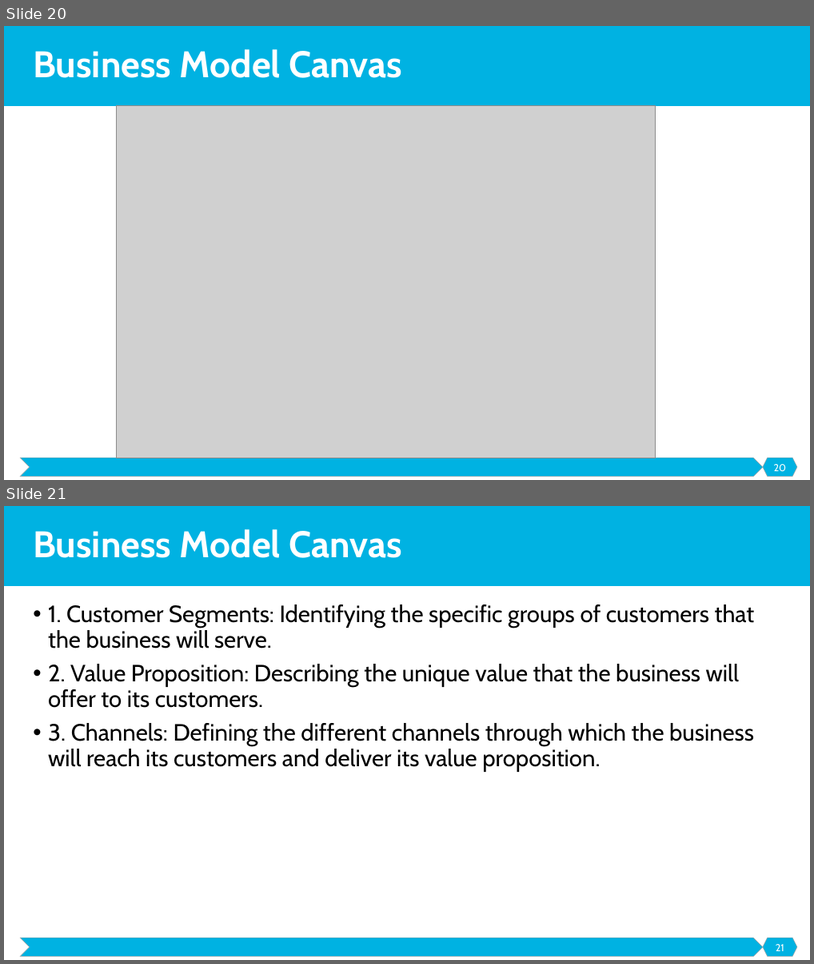
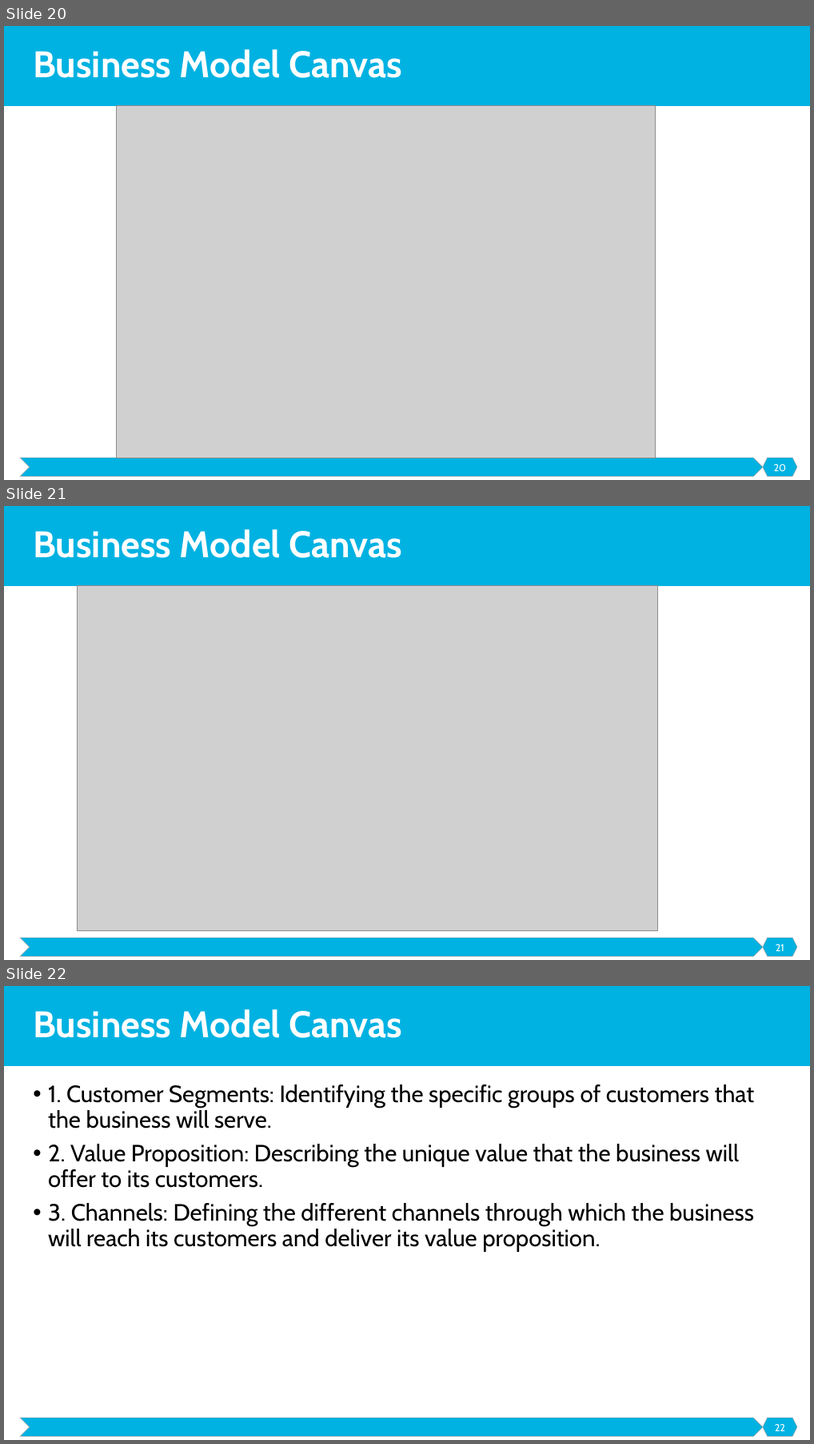
Before and after one commit to malenezi/malenezi, a slide deck: SE495/Lectures/2-Models/Models.pptx. Shown one above the other, each under a label of ours: slides 20 and 21 before the commit, slides 20, 21 and 22 after it. The pictures are 814x964 and 814x1444 pixels, drawn with LibreOffice and Linux fonts; fonts in the diff are those of the drawing; grey boxes stand for pictures. Boxes give left, top, right and bottom in pixels: in the first picture for what was removed or moved away, otherwise in the second. Text is boxed around its words. In the diff, an @@ line names an element or a change of style, - is before the commit and + after.

```diff
--- a/SE495/Lectures/2-Models/Models.pptx
+++ b/SE495/Lectures/2-Models/Models.pptx
@@ slide 21 added at (4,506,810,960), background #FFFFFF; not listed: 3 template elements that a slide beside it also shows @@
@@ title added at (33,529,402,558), 44 pt, text #FFFFFF, bold @@
+Business Model Canvas
@@ picture added at (77,586,658,931) @@
@@ page number added at (776,944,785,951), 12 pt, text #FFFFFF @@
+21
@@ what was slide 21 is now slide 22 @@
@@ page number at (775,1424,786,1431): text changed @@
-21
+22
```
Also in this commit, not shown: 1 other slide added, 6 other files.
